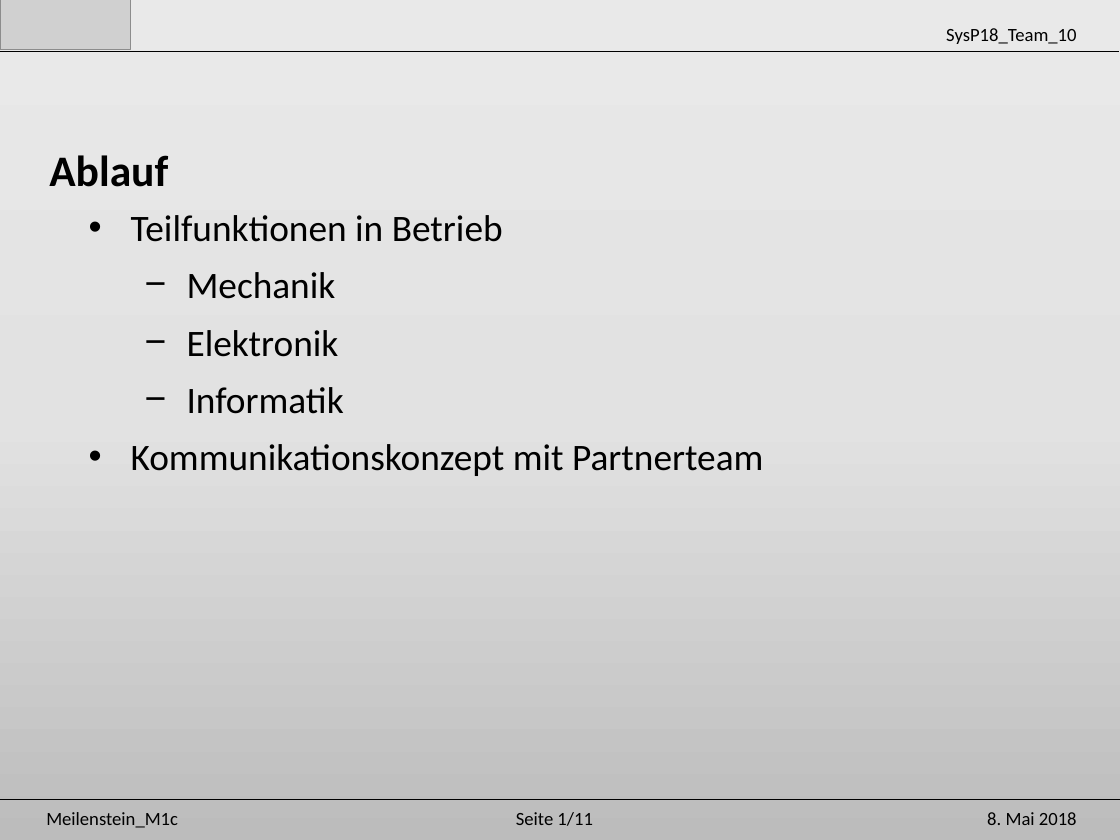
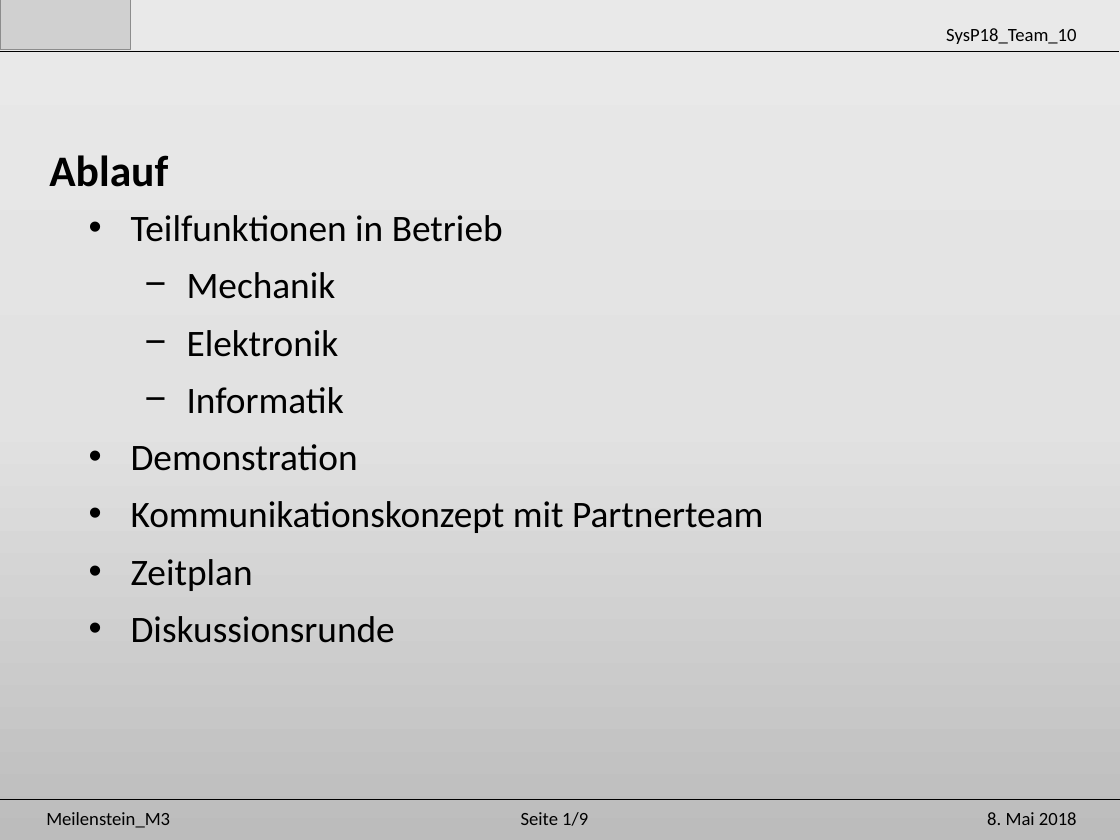
Before and after one commit to Unaqwyn/SysP18_1cv, a slide deck: slide 2 of 01_Organisation/02_Meilensteine/m3/Praesentation_m3.pptx. Drawn at 1120x840 pixels with LibreOffice and Linux fonts; fonts in the diff are those of the drawing; grey boxes stand for pictures. Boxes give left, top, right and bottom in pixels: in the first picture for what was removed or moved away, otherwise in the second. Text is boxed around its words. In the diff, an @@ line names an element or a change of style, - is before the commit and + after.

```diff
--- a/01_Organisation/02_Meilensteine/m3/Praesentation_m3.pptx
+++ b/01_Organisation/02_Meilensteine/m3/Praesentation_m3.pptx
@@ text at (131, 444, 358, 471): paragraph added @@
+• Demonstration
@@ text at (131, 559, 395, 643): paragraphs added @@
+• Zeitplan
+• Diskussionsrunde
@@ text at (46, 812, 170, 828): text changed @@
-Meilenstein_M1c
+Meilenstein_M3
@@ text at (521, 812, 588, 826): text changed @@
-Seite 1/11
+Seite 1/9
```
Also in this commit, not shown: 2 other slides changed, 6 slides added, 2 other files.
